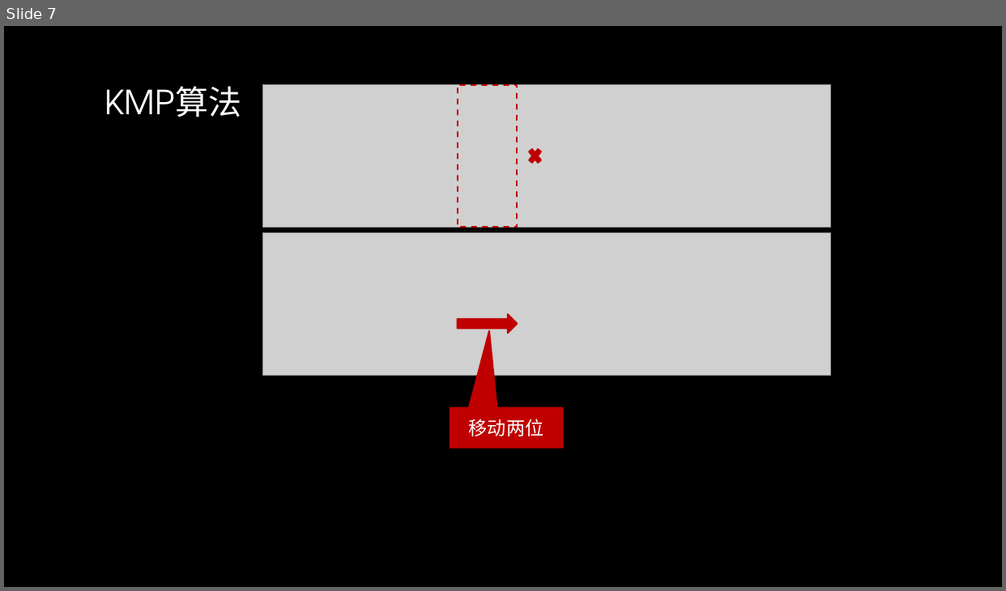
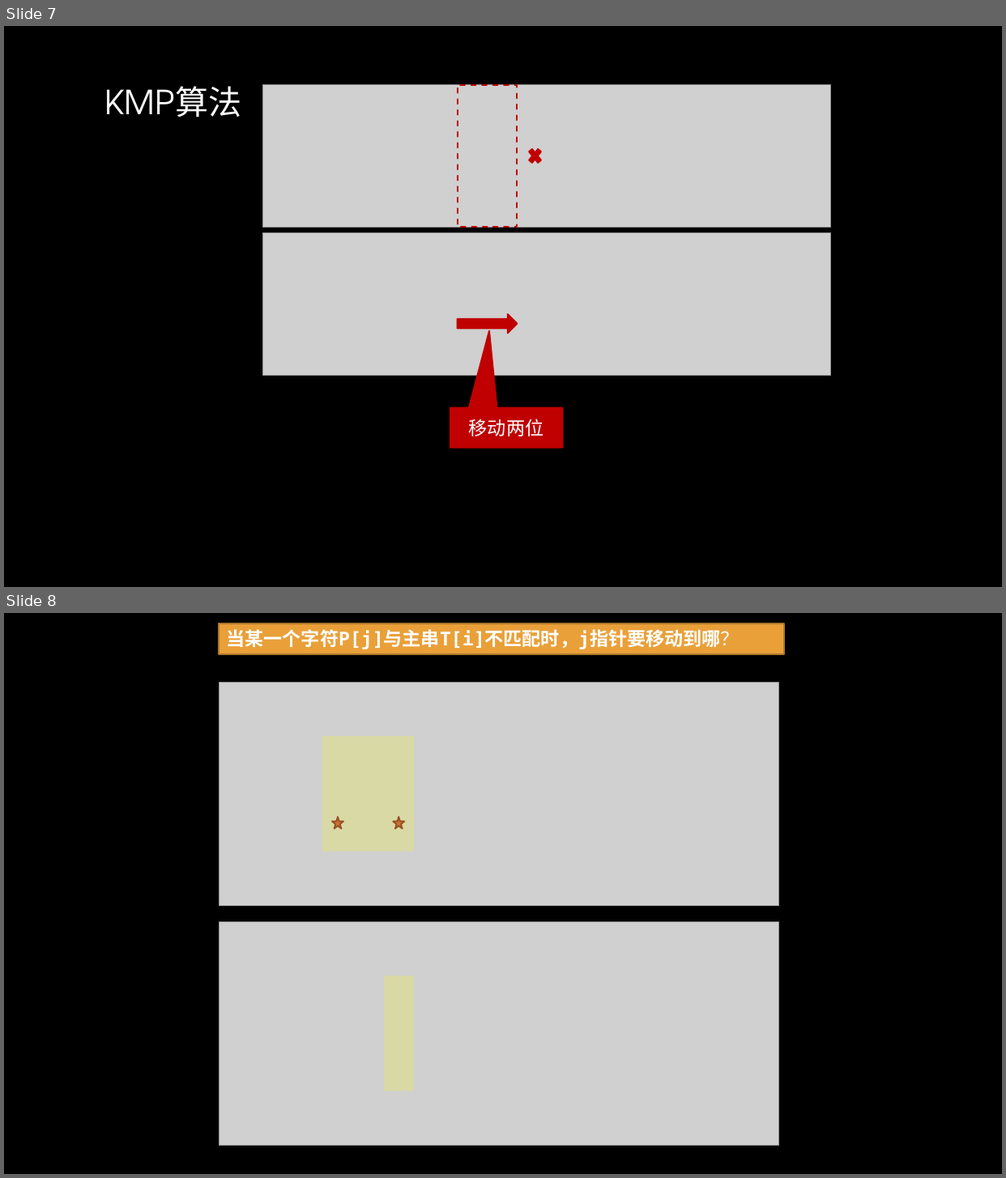
Before and after one commit to gzshawnliang/competitive-programming, a slide deck: doc/Other/KMP算法.pptx. Shown one above the other, each under a label of ours: slide 7 before the commit, slides 7 and 8 after it. The pictures are 1006x591 and 1006x1178 pixels, drawn with LibreOffice and Linux fonts; fonts in the diff are those of the drawing; grey boxes stand for pictures; background and template pictures are left out. Boxes give left, top, right and bottom in pixels: in the first picture for what was removed or moved away, otherwise in the second. Text is boxed around its words. In the diff, an @@ line names an element or a change of style, - is before the commit and + after.

```diff
--- a/doc/Other/KMP算法.pptx
+++ b/doc/Other/KMP算法.pptx
@@ slide 8 added at [4, 613, 1002, 1174], background picture (left out) @@
@@ rectangle added at [219, 624, 784, 653], fill #E9A039, outline #AC762A 1.5 pt, 18 pt, text #FFFFFF, bold @@
+当某一个字符P[j]与主串T[i]不匹配时，j指针要移动到哪？
@@ picture added at [219, 682, 778, 905] @@
@@ rectangle added at [322, 736, 414, 851], fill #FFFF00 at 20% opacity @@
@@ star added at [332, 817, 343, 829], fill #CF7133, outline #995426 1.5 pt @@
@@ star added at [394, 817, 404, 829], fill #CF7133, outline #995426 1.5 pt @@
@@ picture added at [219, 922, 778, 1146] @@
@@ rectangle added at [384, 976, 414, 1092], fill #FFFF00 at 20% opacity @@
```
Also in this commit, not shown: 3 other slides added, 2 other files.
